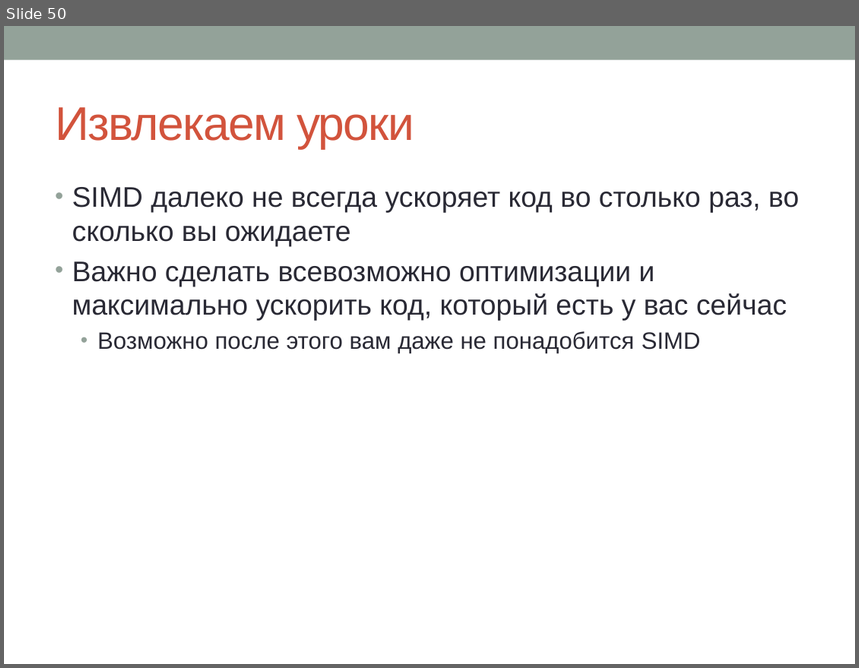
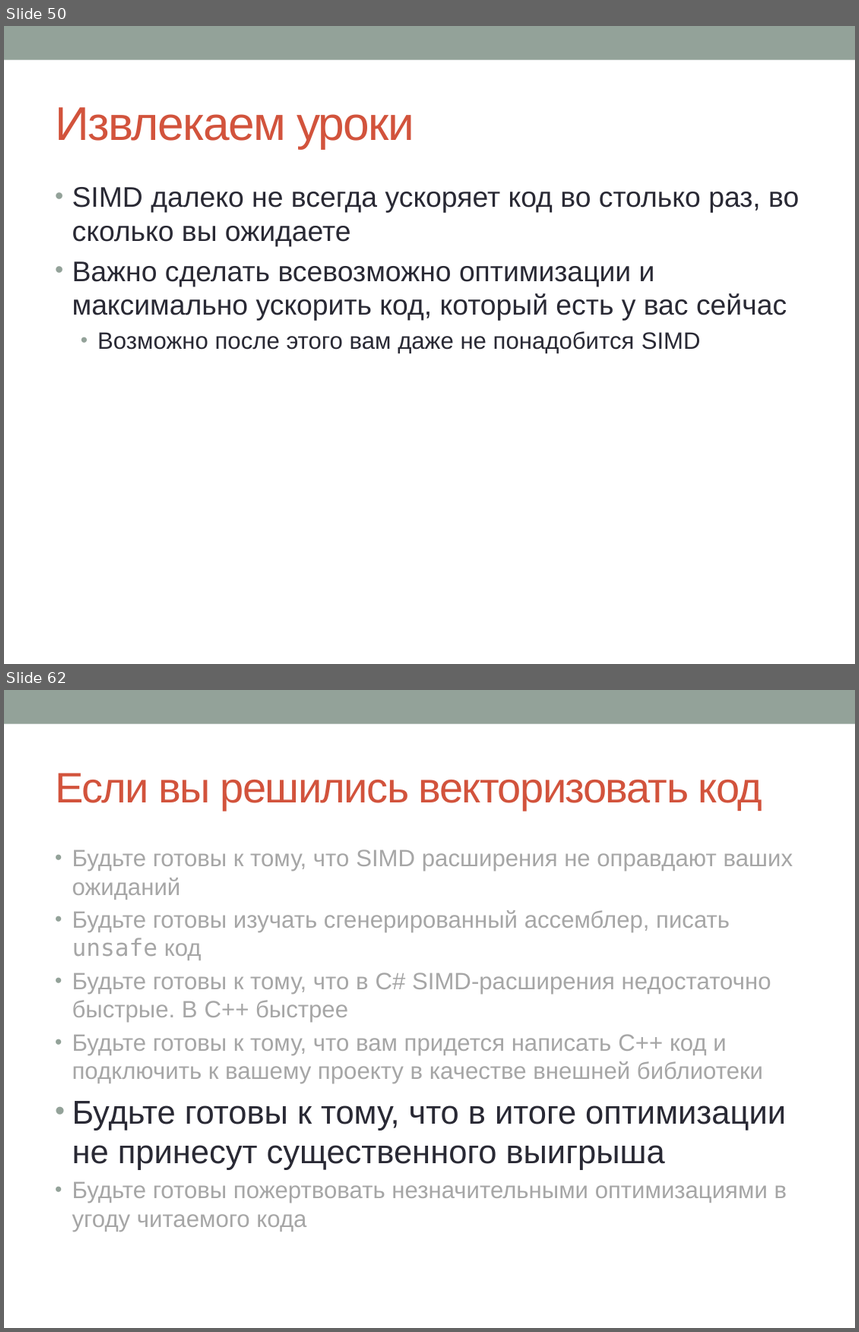
Before and after one commit to sivukhin/SimdLecture, a slide deck: simd_presentation.pptx. Shown one above the other, each under a label of ours: slide 50 before the commit, slides 50 and 62 after it; the slides between them are not shown. The pictures are 859x668 and 859x1332 pixels, drawn with LibreOffice and Linux fonts; fonts in the diff are those of the drawing. Boxes give left, top, right and bottom in pixels: in the first picture for what was removed or moved away, otherwise in the second. Text is boxed around its words. In the diff, an @@ line names an element or a change of style, - is before the commit and + after.

```diff
--- a/simd_presentation.pptx
+++ b/simd_presentation.pptx
@@ slide 62 added at (x1=4, y1=690, x2=855, y2=1328), background #FFFFFF; not listed: 1 template element that a slide beside it also shows @@
@@ title added at (x1=55, y1=773, x2=763, y2=810), 36 pt, text #D2533C @@
+Если вы решились векторизовать код
@@ text added at (x1=72, y1=850, x2=794, y2=1232), 20 pt, text #A6A6A6 @@
+• Будьте готовы к тому, что SIMD расширения не оправдают ваших ожиданий
+• Будьте готовы изучать сгенерированный ассемблер, писать unsafe код
+• Будьте готовы к тому, что в C# SIMD-расширения недостаточно быстрые. В C++ быстрее
+• Будьте готовы к тому, что вам придется написать C++ код и подключить к вашему проекту в качестве внешней библиотеки
+• Будьте готовы к тому, что в итоге оптимизации не принесут существенного выигрыша
+• Будьте готовы пожертвовать незначительными оптимизациями в угоду читаемого кода
```
Also in this commit, not shown: 1 slide changed, 17 other slides added.
